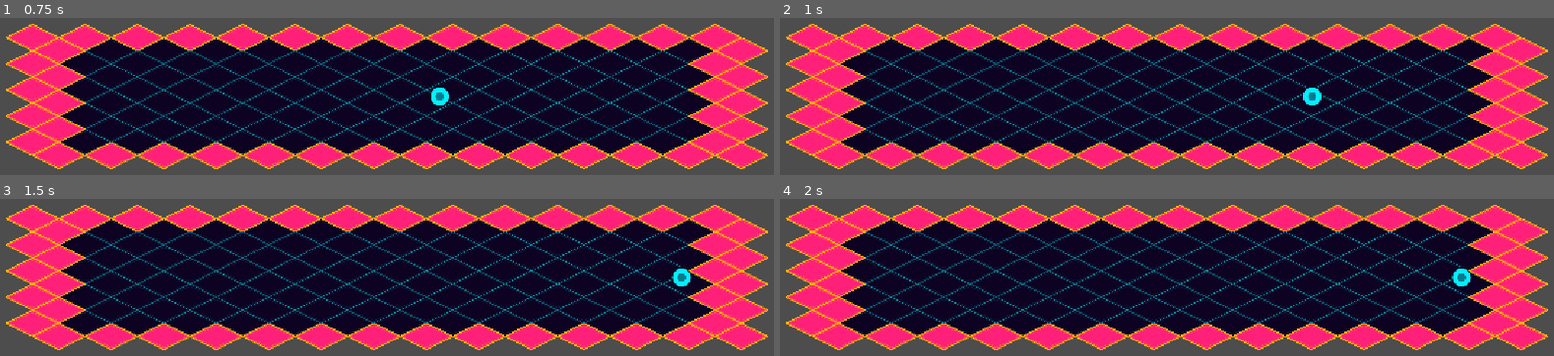
Above: before the commit, frames 1-4 (two rows, left to right).
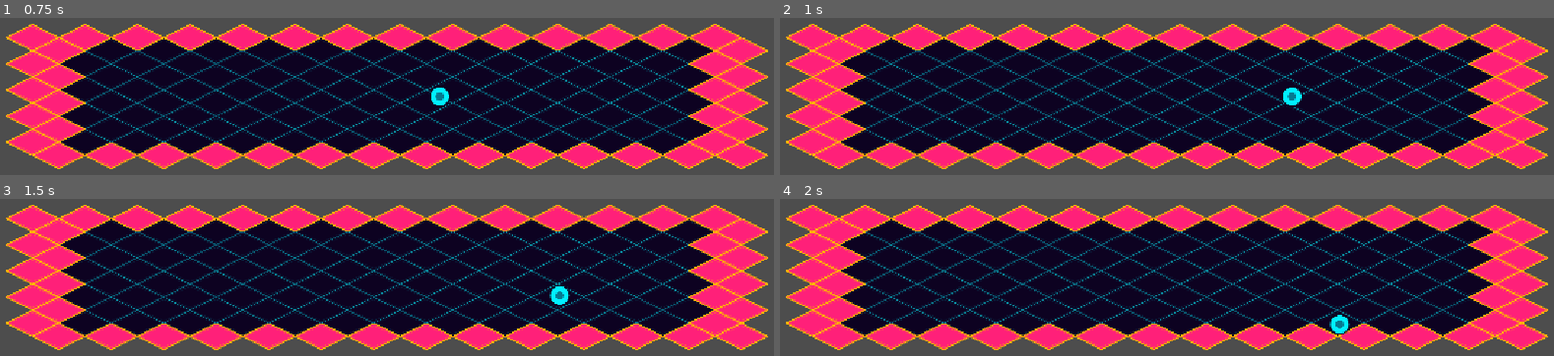
Above: after the commit, the same moments.

Repository: valeroman/Discus-Maximus
Game: Godot game, scene res://levels/test_arena.tscn
The game is run twice, just before and just after one commit, with the same random seed, the same clock (stepped at 60 frames per second) and the same inputs. The project has no main scene, so this scene is started directly.
Inputs (mouse positions are in pixels of both pictures, inside the frame that each line leads up to):
- Up to frame 1 (0.75 s): tap Enter at 0.5 s; move the mouse to (557, 74) at 0.52 s; hold D (move_right) from 0.53 s (still down); tap Space (dash) at 0.6 s
- Up to frame 2 (1 s): keep holding D (move_right)
- Up to frame 3 (1.5 s): move the mouse to (232, 299) at 1.27 s; release D (move_right) at 1.28 s; hold S (move_down) from 1.28 s (still down); tap Space (dash) at 1.35 s
- Up to frame 4 (2 s): keep holding S (move_down)

Frame 1 is identical in both runs. In frame 2, 0.5% of the frame differs, in the area x 65-71%, y 44-57%; in frame 3, 0.5%; in frame 4, 0.5%, in the area x 70-90%, y 43-87%.

Commit message:
feat: Refactor dash timer logic and ensure invulnerability state resets correctly

Diff:
--- a/entities/player/player.gd
+++ b/entities/player/player.gd
@@ -3,10 +3,18 @@
 @export var stats: PlayerStats
 
 @onready var shield_pivot: Node2D = $ShieldPivot
+@onready var sprite: Sprite2D = $Sprite2D
 @onready var dash_timer: Timer = $DashTimer
 @onready var dash_cooldown_timer: Timer = $DashCooldownTimer
 
 var is_invulnerable: bool = false
+
+func _ready() -> void:
+	dash_timer.timeout.connect(_on_dash_timer_timeout)
+
+func _on_dash_timer_timeout() -> void:
+	is_invulnerable = false
+	sprite.modulate.a = 1.0
 
 func _physics_process(delta: float) -> void:
 	var input_direction := Input.get_vector("move_left", "move_right", "move_up", "move_down")
